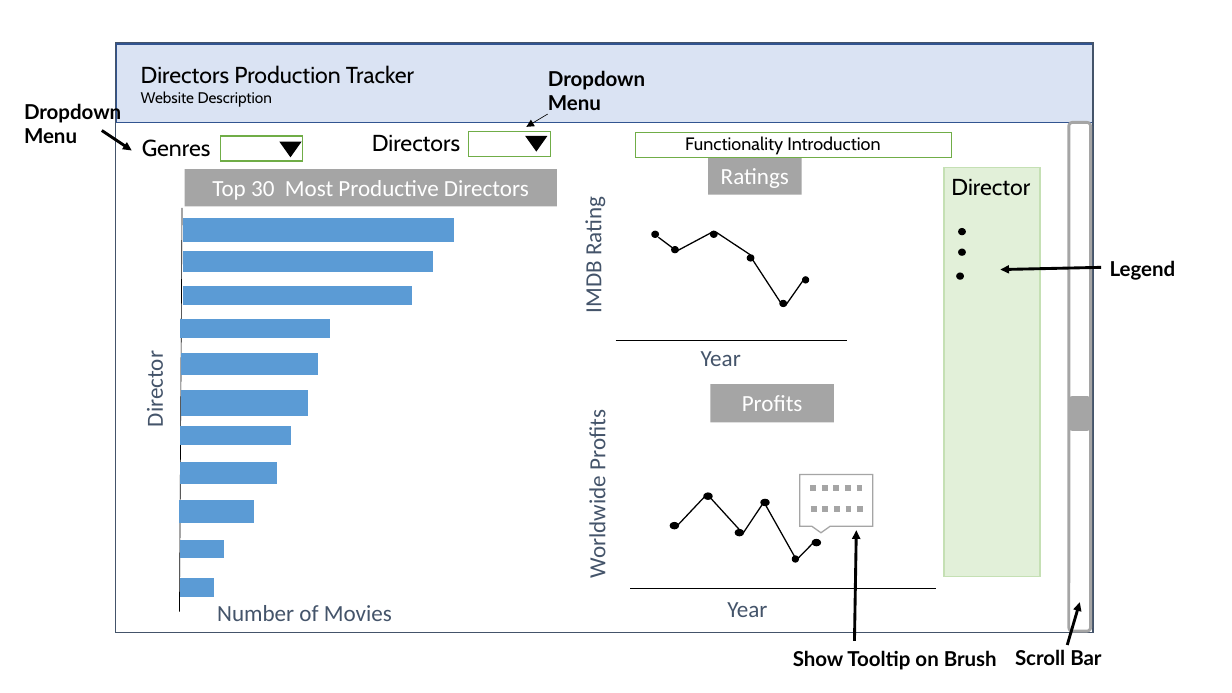
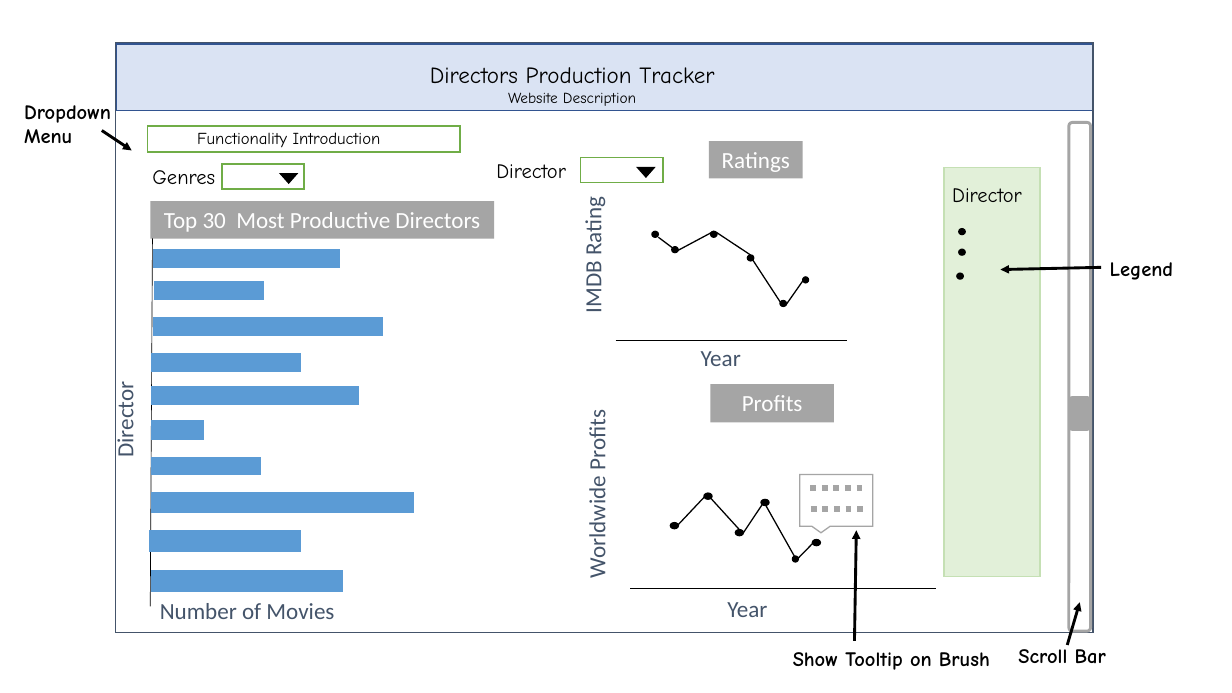
Before and after one commit to UBC-MDS/DSCI532_GROUP104_Movies_R, a slide deck: slide 1 of img/sketch/app_sketch.pptx. Drawn at 1232x693 pixels with LibreOffice and Linux fonts; fonts in the diff are those of the drawing. Boxes give left, top, right and bottom in pixels: in the first picture for what was removed or moved away, otherwise in the second. Text is boxed around its words. In the diff, an @@ line names an element or a change of style, - is before the commit and + after.

```diff
--- a/img/sketch/app_sketch.pptx
+++ b/img/sketch/app_sketch.pptx
@@ rectangle resized from (x1=116, y1=44, x2=1093, y2=123) to (x1=116, y1=44, x2=1093, y2=111) @@
@@ text "Directors Production Tracker" moved from (x1=141, y1=65, x2=414, y2=107) to (x1=430, y1=67, x2=714, y2=106) @@
@@ text "Directors Production Tracker" at (x1=430, y1=67, x2=714, y2=106): font Cabin to Comic Neue; alignment left to centre @@
@@ arrow removed from (548, 114) to (527, 127) @@
@@ text "Functionality Introduction" moved from (x1=685, y1=136, x2=880, y2=155) to (x1=197, y1=132, x2=381, y2=148) @@
@@ text "Functionality Introduction" at (x1=197, y1=132, x2=381, y2=148): size 14 to 13 pt, font Cabin to Comic Neue @@
@@ rectangle resized from (x1=636, y1=132, x2=952, y2=157) to (x1=147, y1=126, x2=459, y2=152) @@
@@ text removed at (x1=372, y1=135, x2=460, y2=152) @@
-Directors
@@ rectangle "Ratings" moved from (x1=708, y1=157, x2=801, y2=194) to (x1=709, y1=141, x2=802, y2=178) @@
@@ text "Genres" at (x1=152, y1=170, x2=215, y2=184): size 18 to 16 pt, font Cabin to Comic Neue @@
@@ text "Genres" moved from (x1=142, y1=139, x2=211, y2=157) to (x1=152, y1=170, x2=215, y2=184) @@
@@ rectangle moved from (x1=220, y1=136, x2=302, y2=161) to (x1=222, y1=165, x2=304, y2=189) @@
@@ triangle resized from (x1=281, y1=142, x2=300, y2=156) to (x1=280, y1=174, x2=297, y2=183) @@
@@ text at (x1=496, y1=164, x2=566, y2=178): text changed; font Lato to Comic Neue; bold off @@
-Dropdown
-Menu
+Director
@@ rectangle moved from (x1=469, y1=131, x2=551, y2=156) to (x1=581, y1=158, x2=664, y2=183) @@
@@ triangle resized from (x1=527, y1=137, x2=546, y2=151) to (x1=638, y1=168, x2=654, y2=177) @@
@@ text "Director" moved from (x1=951, y1=179, x2=1030, y2=196) to (x1=952, y1=188, x2=1022, y2=202) @@
@@ text "Director" at (x1=952, y1=188, x2=1022, y2=202): size 18 to 16 pt, font Cabin to Comic Neue @@
@@ rectangle "Top 30 Most Productive Directors" resized from (x1=185, y1=169, x2=557, y2=206) to (x1=151, y1=201, x2=494, y2=238) @@
@@ line moved from (182, 208) - (179, 612) to (152, 238) - (151, 606) @@
@@ rectangle resized from (x1=183, y1=219, x2=453, y2=241) to (x1=154, y1=250, x2=339, y2=268) @@
@@ rectangle resized from (x1=184, y1=251, x2=433, y2=271) to (x1=154, y1=282, x2=263, y2=300) @@
@@ rectangle moved from (x1=181, y1=320, x2=330, y2=337) to (x1=152, y1=354, x2=300, y2=372) @@
@@ rectangle resized from (x1=182, y1=354, x2=318, y2=375) to (x1=151, y1=387, x2=358, y2=404) @@
@@ rectangle resized from (x1=181, y1=391, x2=308, y2=416) to (x1=152, y1=421, x2=203, y2=439) @@
@@ 2 rectangles, 1 text moved together from (x1=141, y1=287, x2=412, y2=444) to (x1=111, y1=317, x2=383, y2=475) @@
@@ rectangle resized from (x1=181, y1=462, x2=276, y2=483) to (x1=152, y1=494, x2=413, y2=513) @@
@@ rectangle resized from (x1=179, y1=501, x2=253, y2=523) to (x1=151, y1=531, x2=300, y2=552) @@
@@ text "Number of Movies" moved from (x1=217, y1=605, x2=392, y2=621) to (x1=160, y1=603, x2=334, y2=619) @@
@@ rectangle resized from (x1=182, y1=540, x2=224, y2=558) to (x1=151, y1=572, x2=342, y2=592) @@
@@ rectangle removed at (x1=181, y1=579, x2=213, y2=596) @@
@@ font Lato to Comic Neue in 4 elements at (x1=24, y1=105, x2=111, y2=143), (x1=793, y1=652, x2=990, y2=670), (x1=1110, y1=262, x2=1174, y2=280), (x1=1018, y1=649, x2=1106, y2=663) @@
```
Also in this commit, not shown: 1 other file.
